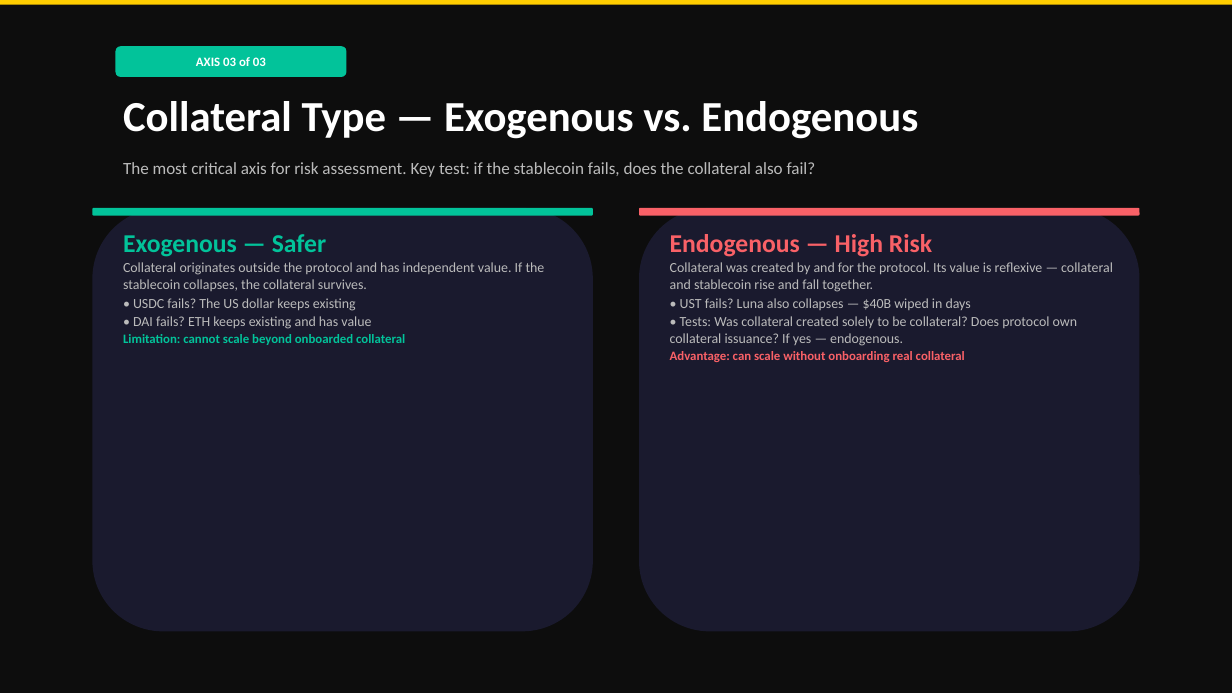
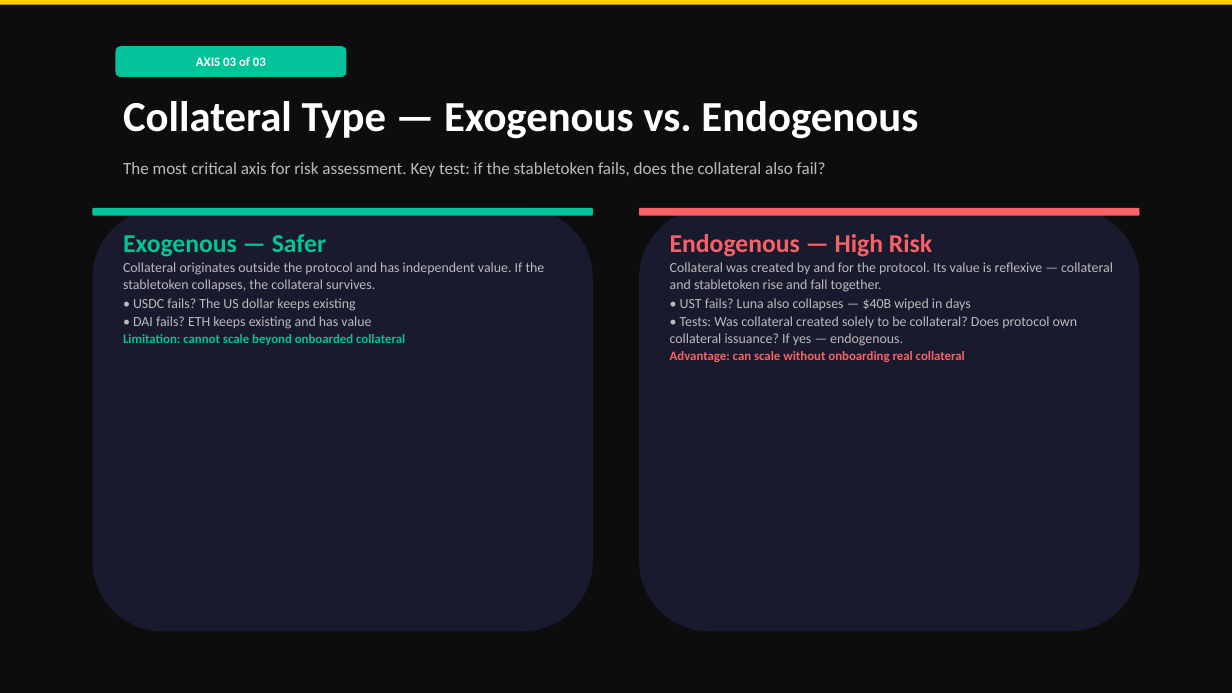
Before and after one commit to ulas96/movement-stabletoken, a slide deck: slide 14 of docs/presentations/SmartContracts_DeFi_Movement.pptx. Drawn at 1232x693 pixels with LibreOffice and Linux fonts; fonts in the diff are those of the drawing. Boxes give left, top, right and bottom in pixels: in the first picture for what was removed or moved away, otherwise in the second. Text is boxed around its words. In the diff, an @@ line names an element or a change of style, - is before the commit and + after.

Commit message:
defi presentation update
stablecoin term updated to stabletoken

```diff
--- a/docs/presentations/SmartContracts_DeFi_Movement.pptx
+++ b/docs/presentations/SmartContracts_DeFi_Movement.pptx
@@ text at box(123, 162, 826, 177): text changed @@
-The most critical axis for risk assessment. Key test: if the stablecoin fails, does the collateral also fail?
+The most critical axis for risk assessment. Key test: if the stabletoken fails, does the collateral also fail?
@@ text at box(123, 262, 545, 291): text changed @@
-Collateral originates outside the protocol and has independent value. If the stablecoin collapses, the collateral survives.
+Collateral originates outside the protocol and has independent value. If the stabletoken collapses, the collateral survives.
@@ text at box(670, 262, 1113, 292): text changed @@
-Collateral was created by and for the protocol. Its value is reflexive — collateral and stablecoin rise and fall together.
+Collateral was created by and for the protocol. Its value is reflexive — collateral and stabletoken rise and fall together.
```
Also in this commit, not shown: 5 other slides changed, 2 other files.
